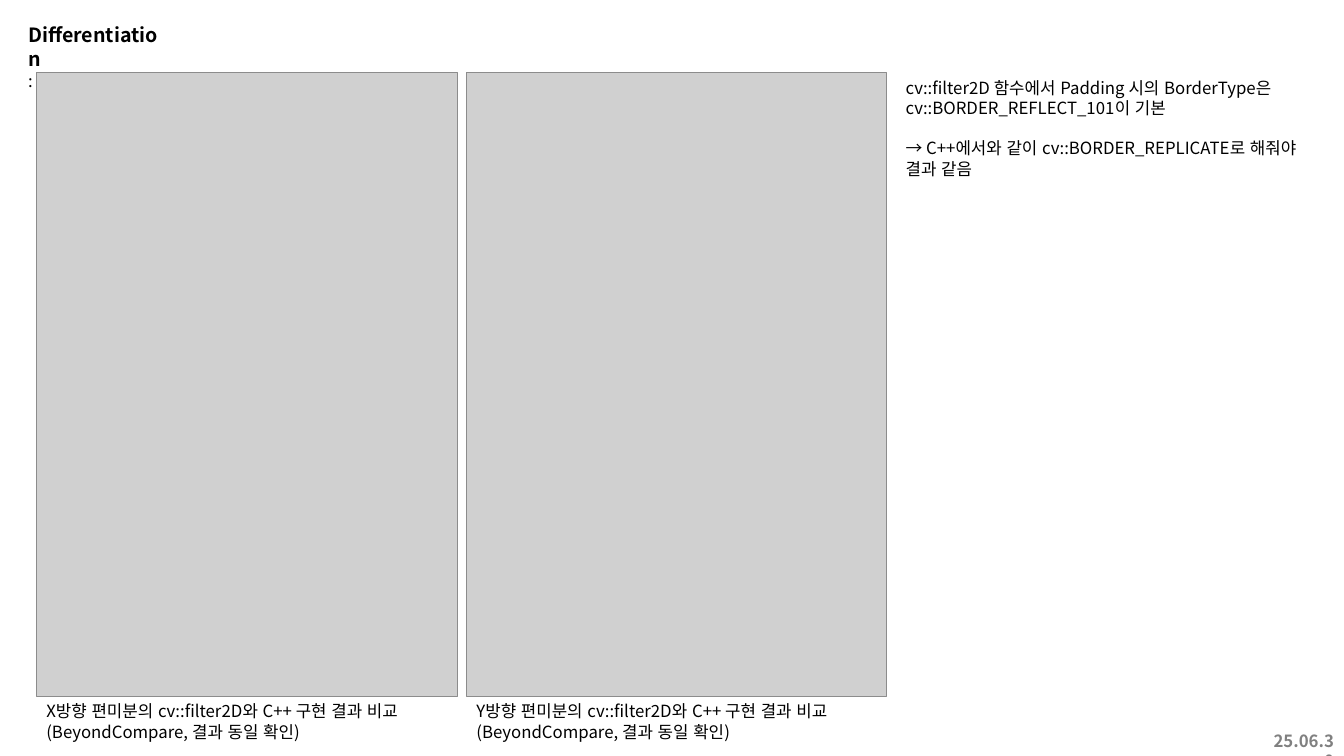
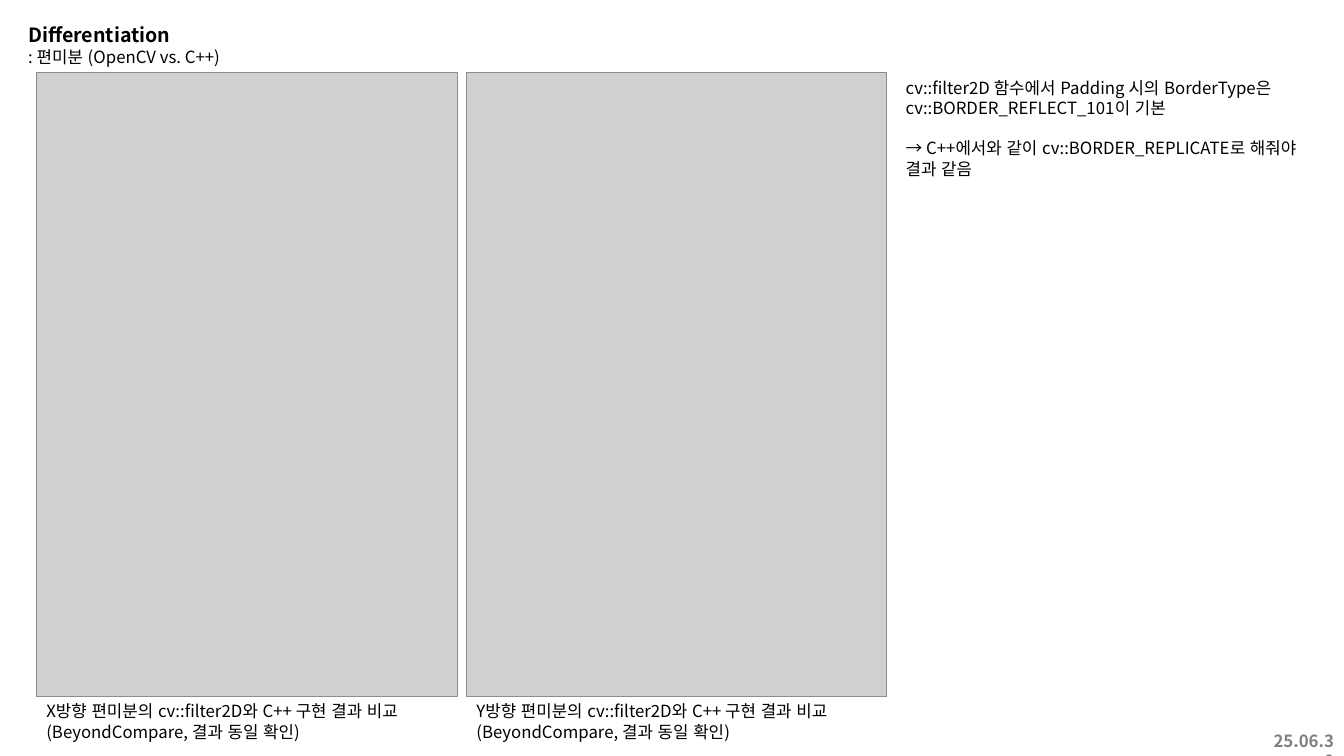
Before and after one commit to jyyun1209/Lab, a slide deck: slide 2 of Doc/정리 자료/250630_Differentiation.pptx. Drawn at 1344x756 pixels with LibreOffice and Linux fonts; fonts in the diff are those of the drawing; grey boxes stand for pictures. Boxes give left, top, right and bottom in pixels: in the first picture for what was removed or moved away, otherwise in the second. Text is boxed around its words. In the diff, an @@ line names an element or a change of style, - is before the commit and + after.

```diff
--- a/Doc/정리 자료/250630_Differentiation.pptx
+++ b/Doc/정리 자료/250630_Differentiation.pptx
@@ text at (37, 49, 220, 67): text changed @@
-: 편미분
+: 편미분 (OpenCV vs. C++)
```
Also in this commit, not shown: 1 other slide changed, 1 slide added, 16 other files.
